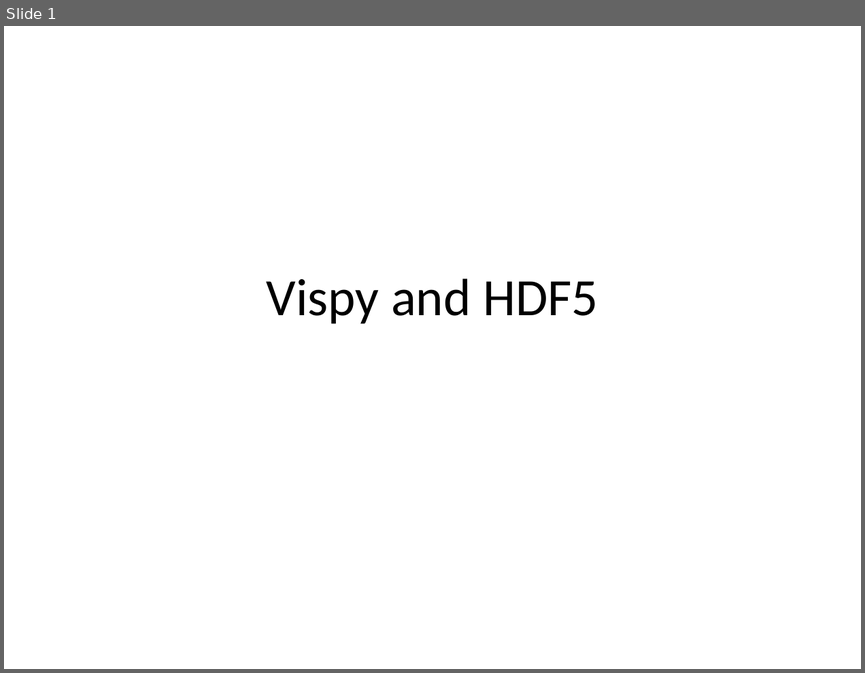
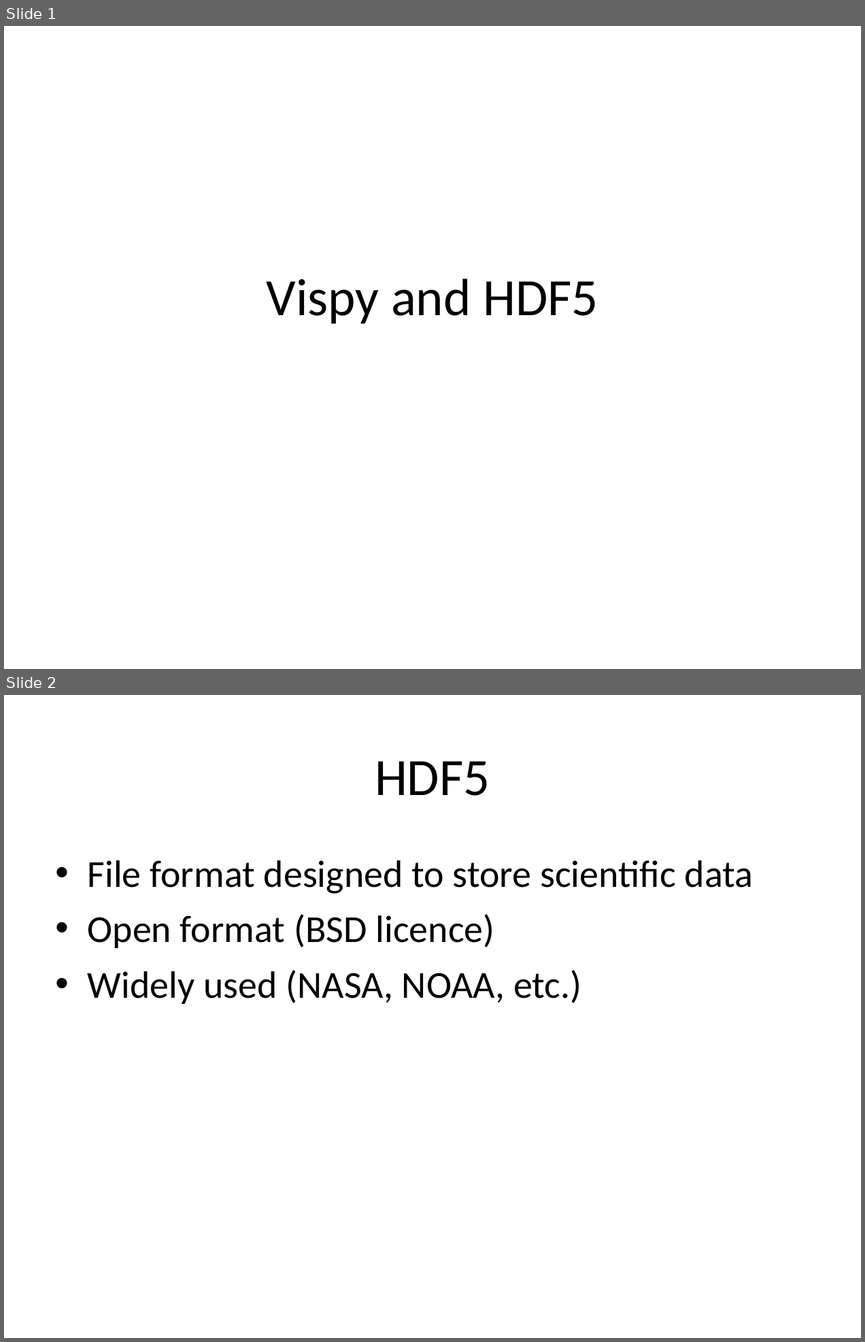
Before and after one commit to vispy/codecamp-esrf-2014, a slide deck: cr/5-hdf5/hdf5.ppt. Shown one above the other, each under a label of ours: slide 1 before the commit, slides 1 and 2 after it. The pictures are 865x673 and 865x1342 pixels, drawn with LibreOffice and Linux fonts; fonts in the diff are those of the drawing. Boxes give left, top, right and bottom in pixels: in the first picture for what was removed or moved away, otherwise in the second. Text is boxed around its words. In the diff, an @@ line names an element or a change of style, - is before the commit and + after.

```diff
--- a/cr/5-hdf5/hdf5.ppt
+++ b/cr/5-hdf5/hdf5.ppt
@@ slide 2 added at [4,695,861,1338], background #FFFFFF @@
@@ title added at [375,761,490,796], 44 pt, text #000000 @@
+HDF5
@@ text added at [88,860,753,1004], 32 pt, text #000000 @@
+• File format designed to store scientific data
+• Open format (BSD licence)
+• Widely used (NASA, NOAA, etc.)
```
Also in this commit, not shown: 8 other slides added, 20 other files.
